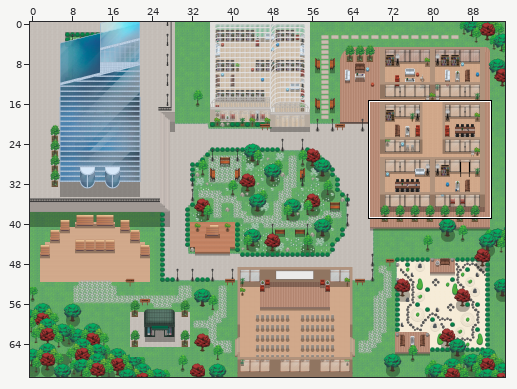
An edit to a level. Tiled map (JSON), v2-wa-st-gobain.tmj. The picture above shows the old version from afar; the outline marks the close-up.
Close-up. The starting point:
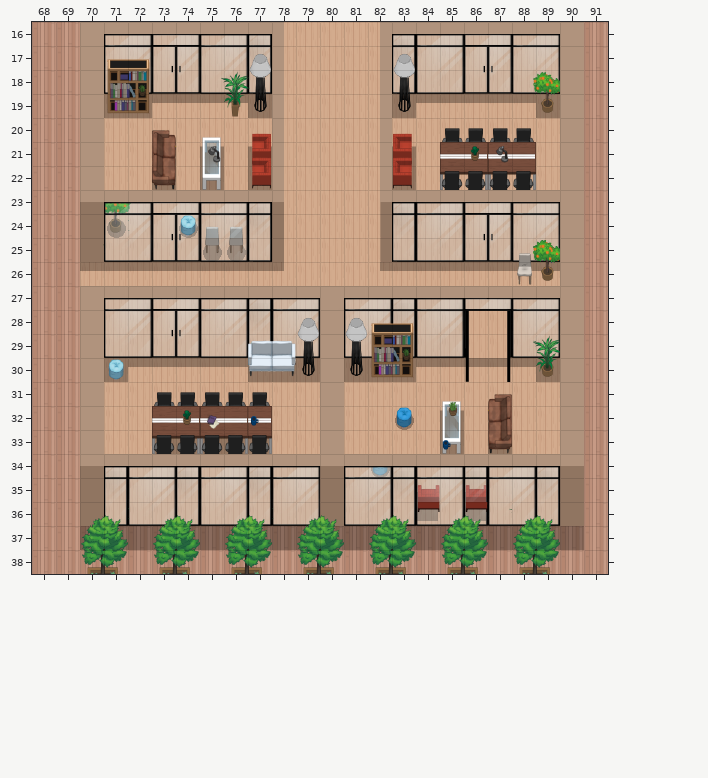
Cells are 32x32 px. Shown: x 68..91, y 16..38. The commit also changed other parts of the map, which this record leaves out.
Now the later version:
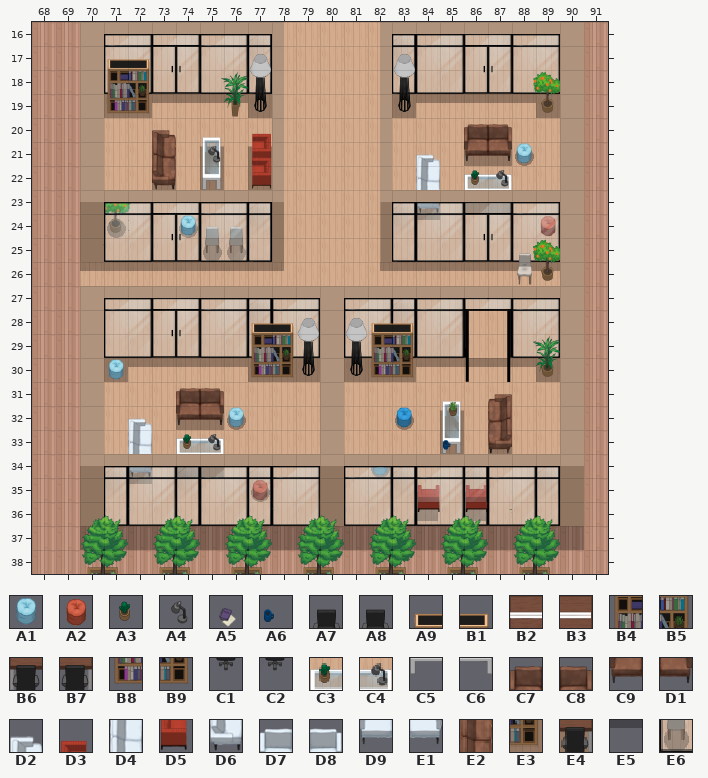
Key: from "TEST_AssetVillage": A1 1678, A2 1806, A3 1807, A4 1809, A5 1810, A6 1812, A7 1818, A8 1819, A9 1872, B1 1873, B2 1882, B3 1883, B4 1936, B5 1937, B6 1946, B7 1947, B8 2000, B9 2001, C1 2010, C2 2011, C3 2128, C4 2129, C5 2192, C6 2193, C7 2197, C8 2198, C9 2261, D1 2262, D2 2325 flipped left-right, D3 2329 flipped left-right, D4 2389 flipped left-right, D5 2393 flipped left-right, D6 2453 flipped left-right, D7 2517, D8 2518, D9 2581, E1 2582, E2 3156, E3 3212, E4 3276, E5 3279, E6 3345.
__ is an empty cell, .. an unchanged one.
See-through tiles are keyed as they look on the map.
Changes in this commit:
--- layer "Shadow"
@@ x 83..88 @@
-21 E2 .. .. __ __ __
-22 E3 __ .. .. .. ..
-23 .. __ .. __ __ ..
-24 .. __ .. .. .. ..
+21 __ .. .. E3 E3 E6
+22 __ E2 .. .. .. ..
+23 .. E3 .. E3 E3 ..
+24 .. E5 .. .. .. ..
@@ x 72..77 @@
-32 .. .. __ __ __ ..
-33 __ E4 E4 E4 E4 E4
-34 __ .. __ __ .. ..
-35 __ .. .. .. .. __
+32 .. .. E3 E3 E6 ..
+33 E2 __ __ __ __ __
+34 E3 .. E3 E3 .. ..
+35 E5 .. .. .. .. E6
--- layer "furniture/furniture1"
@@ x 84..89 @@
-20 .. A7 A8 A7 A8 ..
-21 __ B2 B3 B2 B3 ..
-22 __ B6 B7 B6 B7 ..
-23 __ .. C2 C1 .. ..
-24 .. .. .. .. .. __
+20 .. __ C7 C8 __ ..
+21 D2 __ C9 D1 A1 ..
+22 D4 __ C3 C4 __ ..
+23 D6 .. C5 C6 .. ..
+24 .. .. .. .. .. A2
@@ x 72..78 @@
-30 .. .. .. .. .. __ __
-31 .. A7 A8 A7 A8 A8 ..
-32 __ B2 B3 B2 B3 B3 ..
-33 __ B6 B7 B6 B7 B7 ..
-34 __ .. C2 C1 .. .. ..
-35 .. .. .. .. .. __ ..
+30 .. .. .. .. .. B8 B9
+31 .. __ C7 C8 __ __ ..
+32 D2 __ C9 D1 A1 __ ..
+33 D4 __ C3 C4 __ __ ..
+34 D6 .. C5 C6 .. .. ..
+35 .. .. .. .. .. A2 ..
--- layer "furniture/furniture2"
@@ x 83..83 @@
-20 D3
-21 D5
+20 __
+21 __
@@ x 77..78 @@
-29 D7 D8
-30 D9 E1
+29 __ __
+30 __ __
@@ x 77..77 @@
-32 A6
+32 __
--- layer "furniture/furniture3"
@@ x 83..87 @@
-21 D3 .. .. A3 A4
-22 D5 .. .. __ __
+21 __ .. .. __ __
+22 __ .. .. A3 A4
@@ x 74..75 @@
-32 A3 A5
-33 __ __
+32 __ __
+33 A3 A4
--- layer "above/above3"
@@ x 77..78 @@
-28 __ __
-29 __ __
+28 A9 B1
+29 B4 B5
Boxes around the changes in both close-ups, in picture pixels (x1, y1, x2, y2):
changed: (392, 124, 536, 220)
added: (540, 216, 556, 237)
changed: (128, 323, 296, 502)
